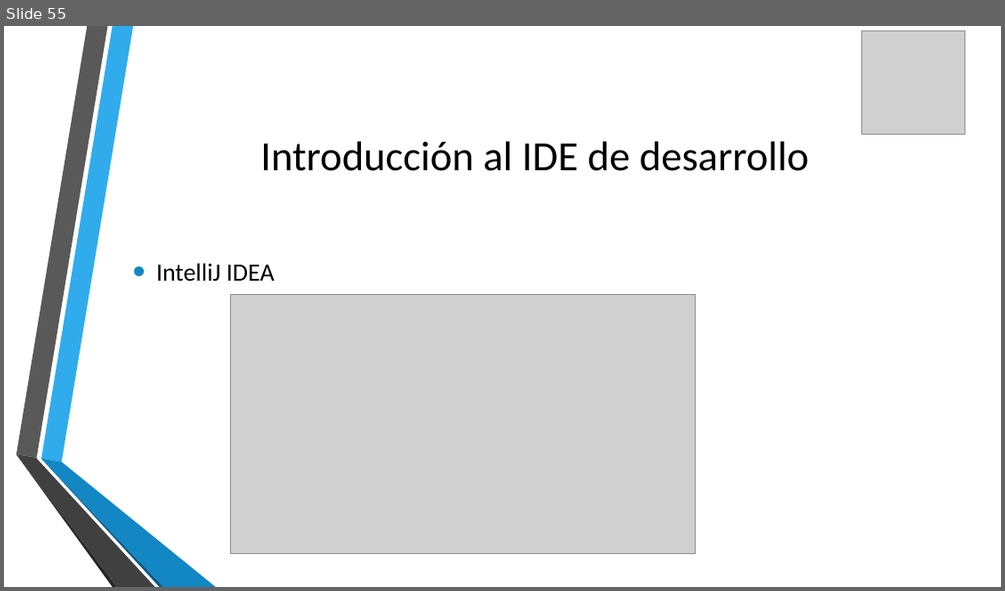
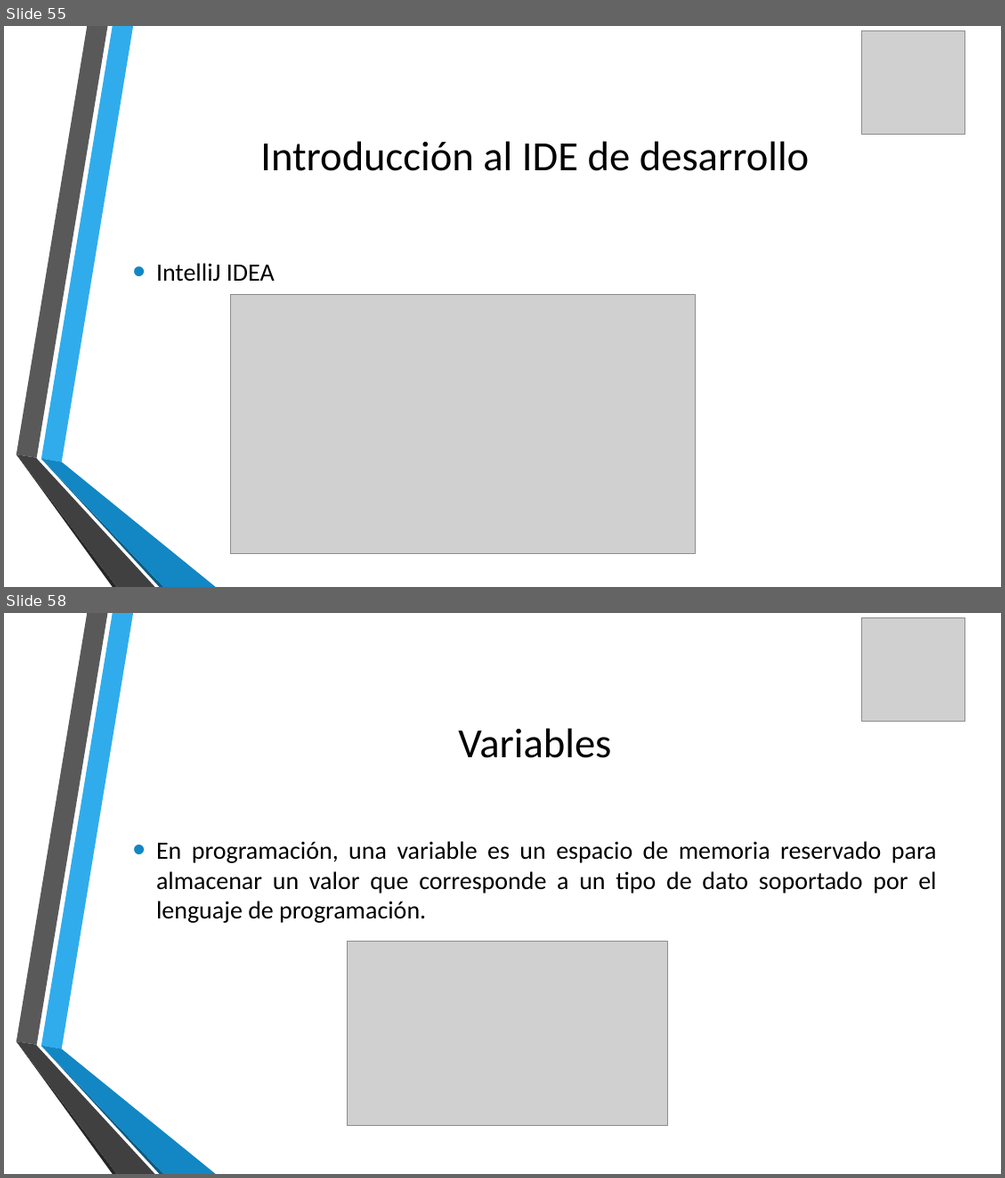
Before and after one commit to udevit/documents, a slide deck: Java_8_desde_cero.pptx. Shown one above the other, each under a label of ours: slide 55 before the commit, slides 55 and 58 after it; the slides between them are not shown. The pictures are 1005x591 and 1005x1178 pixels, drawn with LibreOffice and Linux fonts; fonts in the diff are those of the drawing; grey boxes stand for pictures; background and template pictures are left out. Boxes give left, top, right and bottom in pixels: in the first picture for what was removed or moved away, otherwise in the second. Text is boxed around its words. In the diff, an @@ line names an element or a change of style, - is before the commit and + after.

```diff
--- a/Java_8_desde_cero.pptx
+++ b/Java_8_desde_cero.pptx
@@ slide 58 added at [4,613,1001,1174], background picture (left out); not listed: 6 template elements that a slide beside it also shows @@
@@ picture added at [862,617,965,721] @@
@@ title added at [458,728,611,758], 40 pt, text #000000 @@
+Variables
@@ text added at [156,841,937,923], 24 pt, text #000000 @@
+• En programación, una variable es un espacio de memoria reservado para almacenar un valor que corresponde a un tipo de dato soportado por el lenguaje de programación.
@@ picture added at [348,941,667,1126] @@
```
Also in this commit, not shown: 1 slide changed, 24 other slides added.
